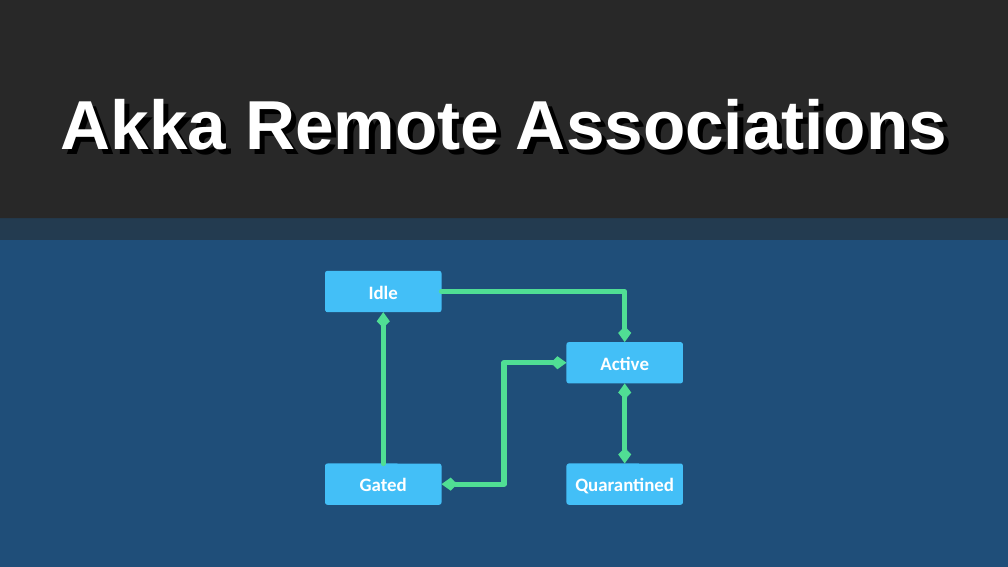
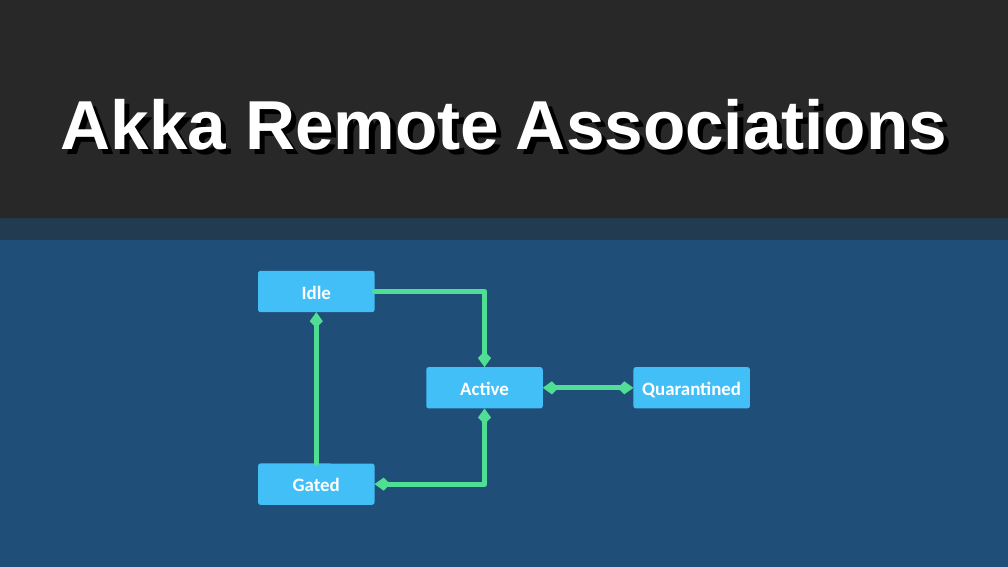
Before and after one commit to rogeralsing/Presentations, a slide deck: slide 21 of FailingGracefully/QConSP/protoactor.pptx (slide 19 before the commit). Drawn at 1008x567 pixels with LibreOffice and Linux fonts; fonts in the diff are those of the drawing. Boxes give left, top, right and bottom in pixels: in the first picture for what was removed or moved away, otherwise in the second. Text is boxed around its words. In the diff, an @@ line names an element or a change of style, - is before the commit and + after.

```diff
--- a/FailingGracefully/QConSP/protoactor.pptx
+++ b/FailingGracefully/QConSP/protoactor.pptx
@@ elbow arrow moved from (442, 292) - (625, 343) to (374, 292) - (485, 368) @@
@@ 2 rounded rectangles, 1 arrow: place and size @@
-2 rounded rectangles, 1 arrow at bbox=[325, 271, 442, 505]
+2 rounded rectangles, 1 arrow at bbox=[258, 271, 374, 505]
@@ rounded rectangle "Active": place and size @@
-rounded rectangle "Active" at bbox=[566, 343, 683, 384]
+rounded rectangle "Active" at bbox=[426, 368, 543, 409]
@@ double arrow moved from (625, 464) - (625, 383) to (634, 388) - (543, 388) @@
@@ rounded rectangle "Quarantined": place and size @@
-rounded rectangle "Quarantined" at bbox=[566, 464, 683, 505]
+rounded rectangle "Quarantined" at bbox=[634, 368, 750, 409]
@@ elbow double arrow moved from (442, 484) - (566, 363) to (374, 484) - (485, 408) @@
```
Also in this commit, not shown: 7 other slides changed, 6 slides added, 6 slides removed.
